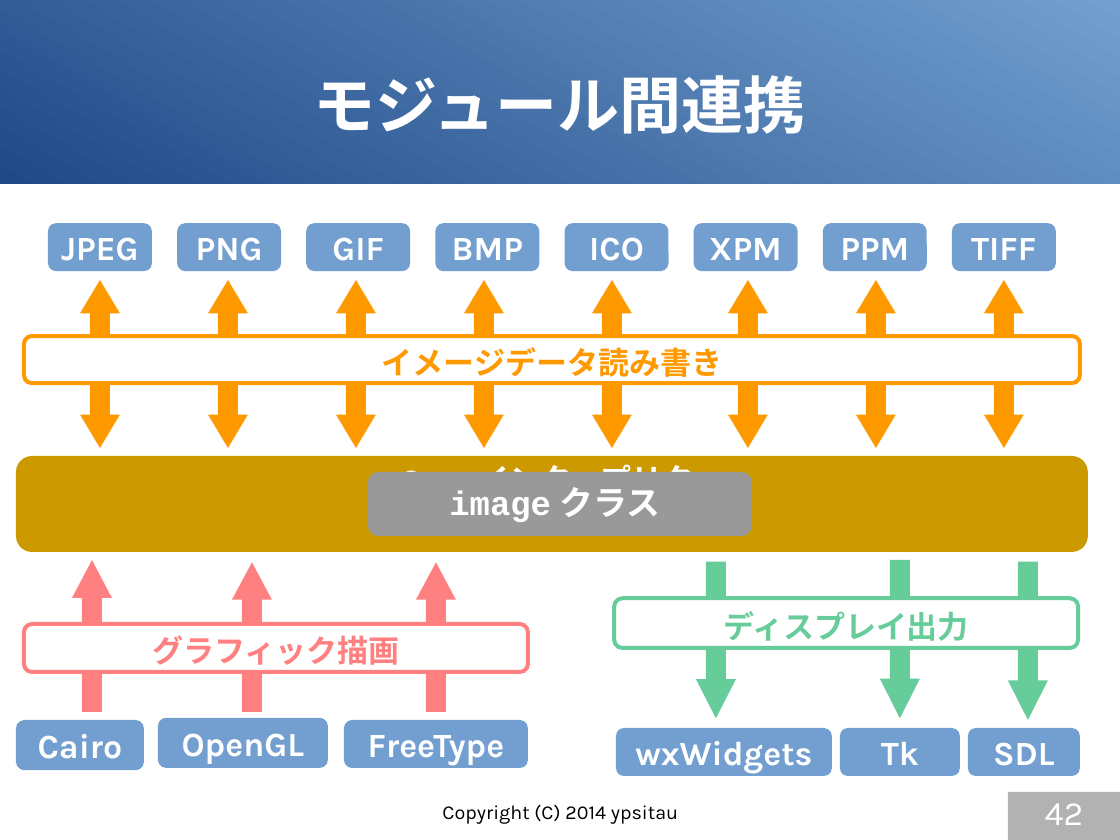
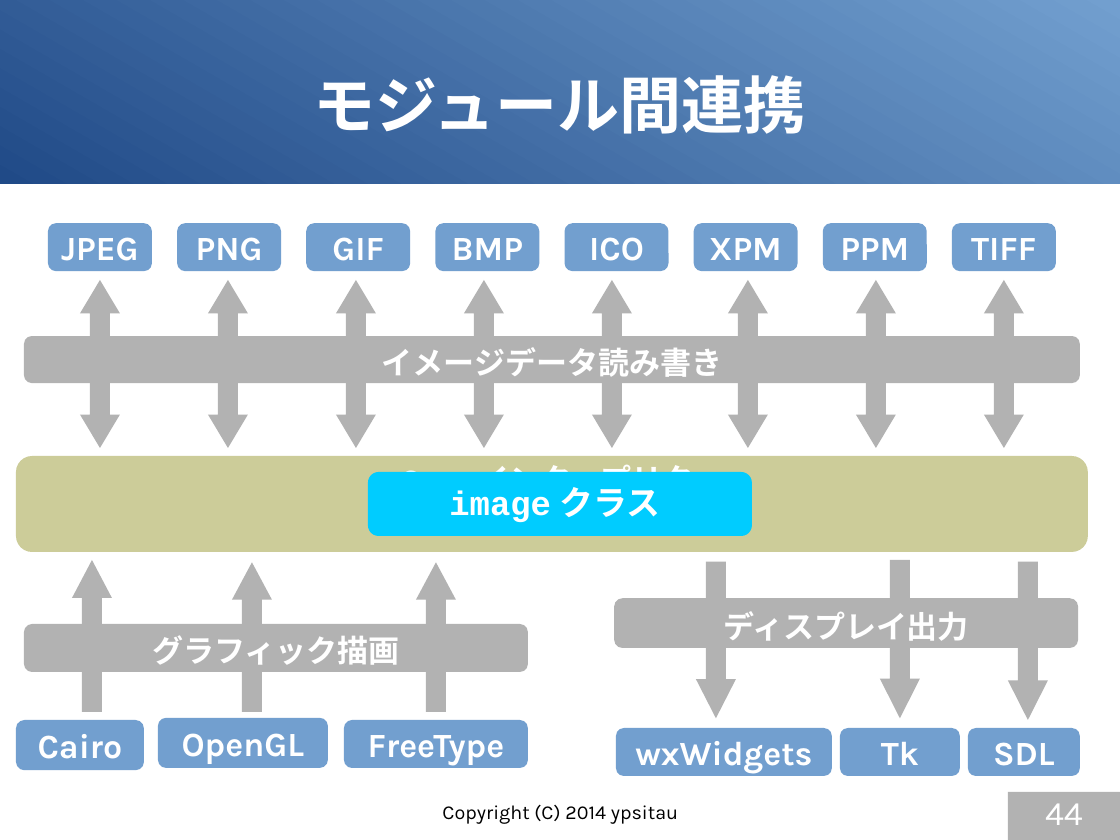
Before and after one commit to gura-lang/gura-doc, a slide deck: slide 44 of presentation/gura-introduction.odp (slide 42 before the commit). Drawn at 1120x840 pixels with LibreOffice and Linux fonts; fonts in the diff are those of the drawing. Boxes give left, top, right and bottom in pixels: in the first picture for what was removed or moved away, otherwise in the second. Text is boxed around its words. In the diff, an @@ line names an element or a change of style, - is before the commit and + after.

```diff
--- a/presentation/gura-introduction.odp
+++ b/presentation/gura-introduction.odp
@@ fill #FF9900 to #B2B2B2 in 8 elements at <box>80,281,120,448</box>, <box>208,281,248,448</box>, <box>336,281,376,448</box>, <box>464,281,504,448</box>, <box>593,281,632,448</box>, <box>729,281,768,448</box>, <box>857,281,896,448</box>, <box>985,281,1024,448</box> @@
@@ rounded rectangle "イメージデータ読み書き" at <box>24,336,1080,383</box>: text colour #FF9900 to #FFFFFF; fill #FFFFFF to #B2B2B2; outline #FF9900 2.83 pt to none @@
@@ rounded rectangle "Gura インタープリタ" at <box>16,456,1088,552</box>: fill #CC9900 to #CCCC99 @@
@@ rounded rectangle "image クラス" at <box>368,473,752,537</box>: fill #999999 to #00CCFF @@
@@ fill #FF8080 to #B2B2B2 in 3 elements at <box>72,560,112,712</box>, <box>232,562,271,711</box>, <box>416,562,455,711</box> @@
@@ fill #66CC99 to #B2B2B2 in 3 elements at <box>696,562,736,719</box>, <box>880,560,920,719</box>, <box>1008,562,1048,721</box> @@
@@ rounded rectangle "ディスプレイ出力" at <box>615,599,1079,648</box>: text colour #66CC99 to #FFFFFF; fill #FFFFFF to #B2B2B2; outline #66CC99 2.83 pt to none @@
@@ rounded rectangle "グラフィック描画" at <box>24,624,528,672</box>: text colour #FF8080 to #FFFFFF; fill #FFFFFF to #B2B2B2; outline #FF8080 2.83 pt to none @@
@@ page number at <box>1045,803,1083,825</box>: text changed @@
-42
+44
```
Also in this commit, not shown: 6 other slides changed, 3 slides added.
